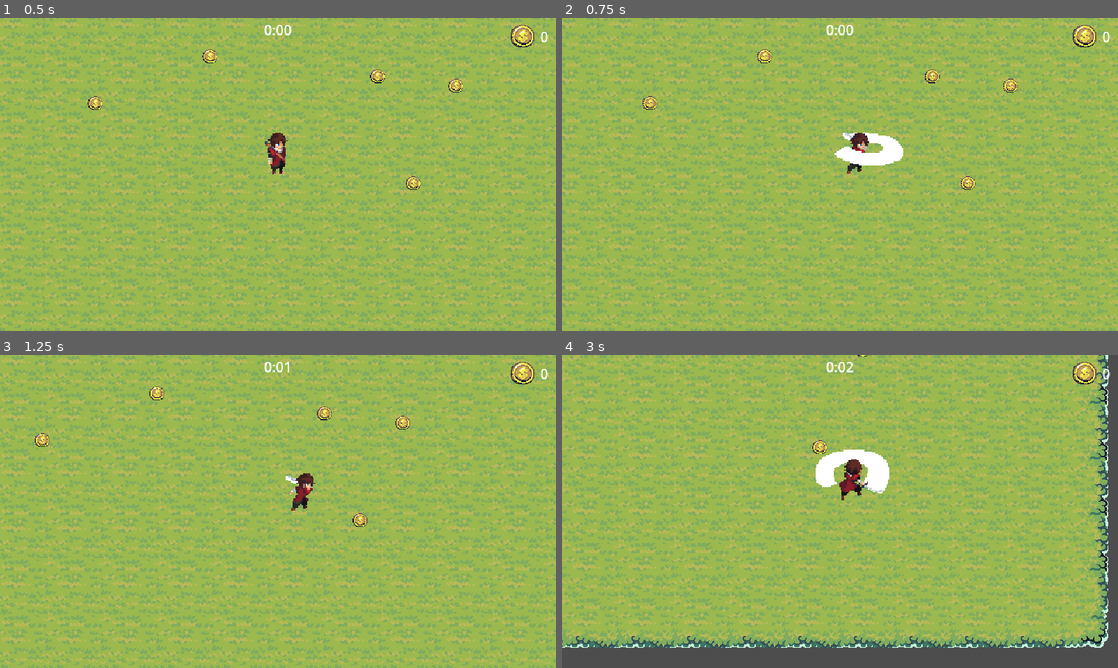
Above: before the commit, frames 1-4 (two rows, left to right).
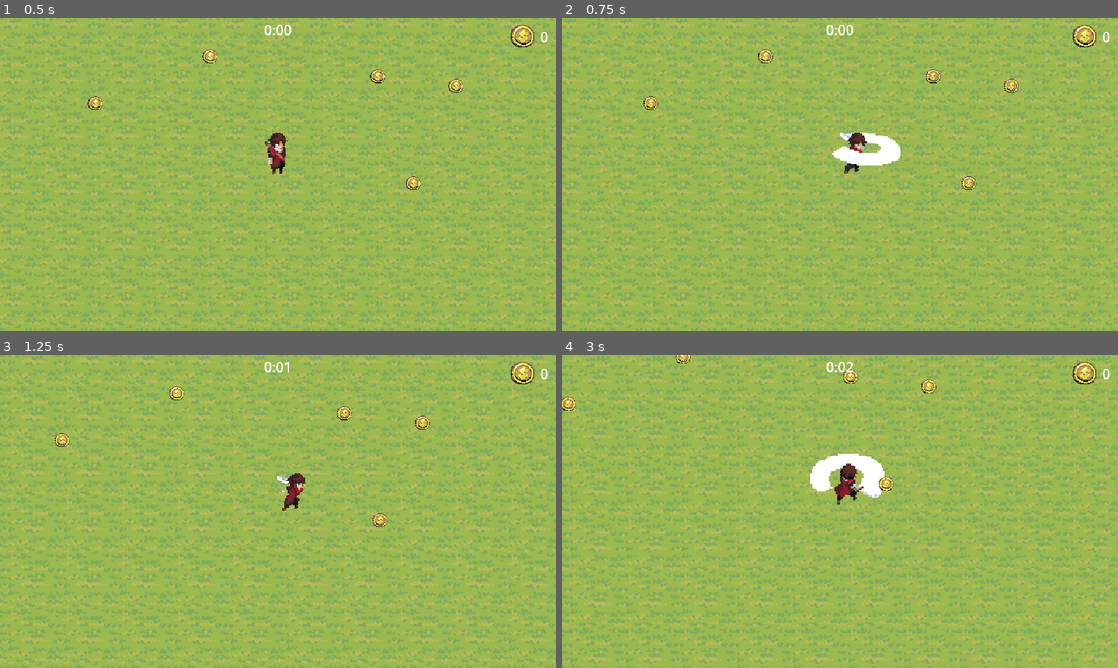
Above: after the commit, the same moments.

Repository: ZzafX/game_of_ruslanknight
Game: Godot game, scene res://scene/level/level.tscn
Two runs of this game, one before a commit and one after it. Both use one fixed random seed, a clock stepped at 60 frames per second and the inputs below.
Inputs (mouse positions are in pixels of both pictures, inside the frame that each line leads up to):
- Up to frame 1 (0.5 s): no input
- Up to frame 2 (0.75 s): move the mouse to (962, 158) at 0.52 s; hold D (move_right) from 0.53 s (still down); click (962, 158) at 0.6 s
- Up to frame 3 (1.25 s): keep holding D (move_right)
- Up to frame 4 (3 s): move the mouse to (728, 527) at 1.27 s; release D (move_right) at 1.28 s; hold S (move_down) 1.28-2.03 s; click (728, 527) at 1.35 s; move the mouse to (895, 442) at 2.02 s; hold D (move_right) 2.03-2.78 s; click (895, 442) at 2.1 s; move the mouse to (812, 574) at 2.77 s; hold W (move_up) from 2.78 s (still down); click (812, 574) at 2.85 s

Frame 1 is identical in both runs. In frame 2, 18% of the frame differs, in the area x 0-100%, y 0-100%; in frame 3, 52%; in frame 4, 58%.

Commit message:
добавил систему HP игрока, атаку орка через коллизии, анимации 4 направлений персонажа, систему апгрейдов

Diff:
--- a/project.godot
+++ b/project.godot
@@ -58,6 +58,9 @@
 
 [layer_names]
 
+2d_physics/layer_1="player"
+2d_physics/layer_2="enemy"
+2d_physics/layer_3="player_hitbox"
 2d_physics/layer_4="pickup"
 
 [physics]
--- a/scene/components/Hurtbox.tscn
+++ b/scene/components/Hurtbox.tscn
@@ -3,4 +3,6 @@
 [ext_resource type="Script" uid="uid://b3dnb8trrxsce" path="res://hurtbox.gd" id="1_o0riu"]
 
 [node name="Hurtbox" type="Area2D" unique_id=1049951844]
+collision_layer = 4
+collision_mask = 0
 script = ExtResource("1_o0riu")
--- a/scene/game_objects/Orc/orc.gd
+++ b/scene/game_objects/Orc/orc.gd
@@ -5,19 +5,26 @@
 @onready var animated_sprite: AnimatedSprite2D = $AnimatedSprite2D
 
 var attack_range = 30.0
+var attack_damage = 1
+var is_attacking = false
 
 func _process(delta: float) -> void:
 	var direction = get_direction_to_player()
 	var distance = get_distance_to_player()
 
-	if distance < attack_range:
+	if distance < attack_range and not is_attacking:
 		velocity = Vector2.ZERO
-		update_animation(direction, true)
-	else:
+		if animated_sprite.animation != "attack":
+			animated_sprite.play("attack")
+	elif not is_attacking:
 		velocity = max_speed * direction
-		update_animation(direction, false)
+		update_animation(direction)
 
 	move_and_slide()
+
+func _on_hitbox_area_entered(area: Area2D):
+	if area is Hurtbox:
+		area.take_damage(attack_damage)
 
 func get_direction_to_player():
 	var player = get_tree().get_first_node_in_group("player") as Node2D
@@ -31,13 +38,11 @@
 		return global_position.distance_to(player.global_position)
 	return INF
 
-func update_animation(direction: Vector2, is_attacking: bool):
+func update_animation(direction: Vector2):
+	if direction == Vector2.ZERO:
+		return
 	if direction.x < 0:
 		animated_sprite.flip_h = true
 	else:
 		animated_sprite.flip_h = false
-
-	if is_attacking:
-		animated_sprite.play("attack")
-	else:
-		animated_sprite.play("run")
+	animated_sprite.play("run")
--- a/scene/game_objects/Orc/orc.tscn
+++ b/scene/game_objects/Orc/orc.tscn
@@ -9,6 +9,7 @@
 [ext_resource type="PackedScene" uid="uid://c75423oysr30l" path="res://scene/components/money_drop_component.tscn" id="5_2hsnx"]
 [ext_resource type="PackedScene" uid="uid://y365unu4o4yn" path="res://scene/game_objects/Money/money.tscn" id="5_gih3l"]
 [ext_resource type="PackedScene" uid="uid://dt0f6f386xe8k" path="res://scene/components/Hurtbox.tscn" id="7_k17fe"]
+[ext_resource type="PackedScene" uid="uid://bm6yl3mw4nq7k" path="res://scene/components/Hitbox.tscn" id="10_g7udd"]
 
 [sub_resource type="AtlasTexture" id="AtlasTexture_ugxh0"]
 atlas = ExtResource("2_4noe3")
@@ -153,7 +154,7 @@
 "duration": 1.0,
 "texture": SubResource("AtlasTexture_4byh4")
 }],
-"loop": true,
+"loop": false,
 "name": &"attack",
 "speed": 9.0
 }, {
@@ -216,10 +217,12 @@
 [sub_resource type="RectangleShape2D" id="RectangleShape2D_mswty"]
 size = Vector2(25, 29.5)
 
+[sub_resource type="CircleShape2D" id="CircleShape2D_ugxh0"]
+radius = 17.0
+
 [node name="Orc" type="CharacterBody2D" unique_id=1777490479]
 y_sort_enabled = true
-collision_layer = 4
-collision_mask = 5
+collision_layer = 2
 script = ExtResource("1_c10ia")
 
 [node name="AnimatedSprite2D" type="AnimatedSprite2D" parent="." unique_id=429383798]
@@ -227,7 +230,8 @@
 scale = Vector2(1.5751241, 1.5751241)
 sprite_frames = SubResource("SpriteFrames_7k4j0")
 animation = &"attack"
-frame_progress = 0.7292451
+frame = 11
+frame_progress = 1.0
 
 [node name="CollisionShape2D" type="CollisionShape2D" parent="." unique_id=1408544017]
 position = Vector2(0, -11)
@@ -244,3 +248,13 @@
 [node name="CollisionShape2D" type="CollisionShape2D" parent="Hurtbox" unique_id=14778357]
 position = Vector2(0.5, -14.25)
 shape = SubResource("RectangleShape2D_mswty")
+
+[node name="Hitbox" parent="." unique_id=944693571 instance=ExtResource("10_g7udd")]
+collision_layer = 0
+collision_mask = 4
+
+[node name="CollisionShape2D" type="CollisionShape2D" parent="Hitbox" unique_id=1787436513]
+position = Vector2(0, -11)
+shape = SubResource("CircleShape2D_ugxh0")
+
+[connection signal="area_entered" from="Hitbox" to="." method="_on_hitbox_area_entered"]
--- a/scene/game_objects/player/player.gd
+++ b/scene/game_objects/player/player.gd
@@ -9,7 +9,7 @@
 func _physics_process(delta):
 	var movement = movement_vector()
 	var direction = movement.normalized()
-	var speed = max_speed * 0.6 if is_attacking else max_speed
+	var speed = max_speed * 0.3 if is_attacking else max_speed
 	var target_velocity = speed * direction
 	velocity = velocity.lerp(target_velocity, acceleration)
 	move_and_slide()
--- a/scene/game_objects/player/player.tscn
+++ b/scene/game_objects/player/player.tscn
@@ -18,6 +18,8 @@
 [ext_resource type="Texture2D" uid="uid://chfpisc5tys2e" path="res://scene/game_objects/player/RUN/run_left.png" id="15_uufy7"]
 [ext_resource type="Texture2D" uid="uid://b818hbprhcygm" path="res://scene/game_objects/player/RUN/run_right.png" id="16_edl67"]
 [ext_resource type="Texture2D" uid="uid://doo2eovwg7skc" path="res://scene/game_objects/player/RUN/run_up.png" id="17_t4lt5"]
+[ext_resource type="PackedScene" uid="uid://c31xvgm8af7rp" path="res://scene/components/health_component.tscn" id="19_ab7uj"]
+[ext_resource type="PackedScene" uid="uid://dt0f6f386xe8k" path="res://scene/components/Hurtbox.tscn" id="20_0nchg"]
 
 [sub_resource type="AtlasTexture" id="AtlasTexture_jyiia"]
 atlas = ExtResource("2_lfjyr")
@@ -992,9 +994,12 @@
 [sub_resource type="RectangleShape2D" id="RectangleShape2D_4vals"]
 size = Vector2(116.69812, 49.18098)
 
+[sub_resource type="RectangleShape2D" id="RectangleShape2D_ptoag"]
+size = Vector2(23.842783, 34.7505)
+
 [node name="Player" type="CharacterBody2D" unique_id=1028366279 groups=["player"]]
 y_sort_enabled = true
-collision_layer = 0
+collision_mask = 2
 script = ExtResource("1_5lop3")
 
 [node name="AnimatedSprite2D" type="AnimatedSprite2D" parent="." unique_id=1000579237]
@@ -1025,4 +1030,16 @@
 scale = Vector2(0.77764744, 1.0471528)
 shape = SubResource("RectangleShape2D_4vals")
 
+[node name="HealthComponent" parent="." unique_id=1498217028 instance=ExtResource("19_ab7uj")]
+
+[node name="Hurtbox" parent="." unique_id=1049951844 node_paths=PackedStringArray("health_component") instance=ExtResource("20_0nchg")]
+collision_layer = 4
+collision_mask = 0
+health_component = NodePath("../HealthComponent")
+
+[node name="CollisionShape2D" type="CollisionShape2D" parent="Hurtbox" unique_id=113009315]
+position = Vector2(5.9604645e-08, -25.72742)
+scale = Vector2(1.2582424, 1.454516)
+shape = SubResource("RectangleShape2D_ptoag")
+
 [connection signal="area_entered" from="Hitbox" to="." method="_on_hitbox_area_entered"]
